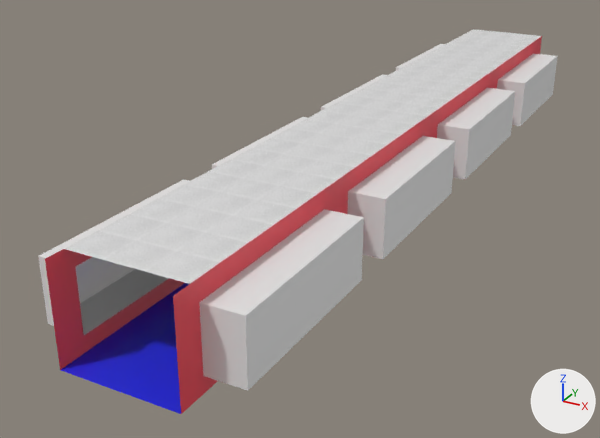
A saved change to the Blender file assets/blender/musee/allee m1.blend.
Rendered twice from a 50 mm lens placed at (19.1, -20.2, 19.1), pointed at (-3.8, 21.5, -1.8). The axes (+X, +Y, +Z) are drawn at lower right. The lights are the same throughout.

In view in the first picture: 'Murs', 'Renfocements', 'Sol', 'Toit'.
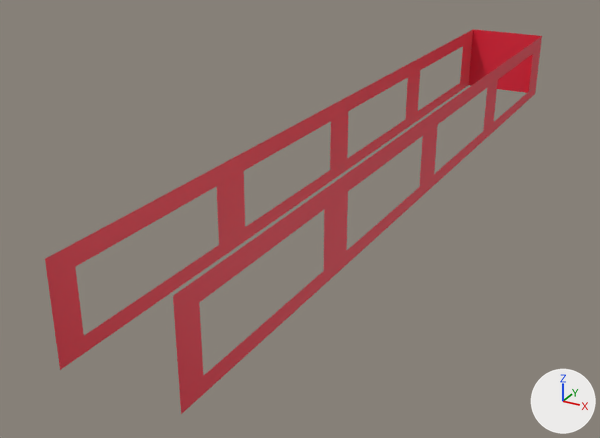
The change, as a list of edits to the scene's bpy script:
```text
Change ob_sol:
    add ob_sol.hide_set(True)
Change ob_toit:
    add ob_toit.hide_set(True)
Change ob_renfocements:
    add ob_renfocements.hide_set(True)
```

Changed parts and their boxes [x1, y1, x2, y2] in the pictures (600 x 438 px):
'Renfocements', hidden
    before: [38, 44, 558, 391]
'Toit', hidden
    before: [64, 29, 541, 284]
'Sol', hidden (blue)
    before: [61, 283, 189, 414]
'Murs', unchanged, uncovered by the edit
    before: [45, 36, 542, 414]
    after: [45, 29, 542, 414]
